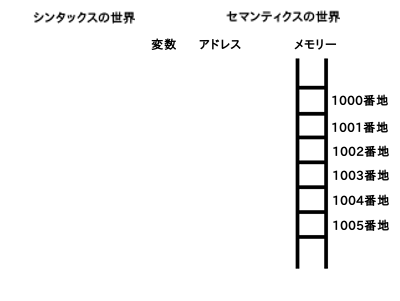
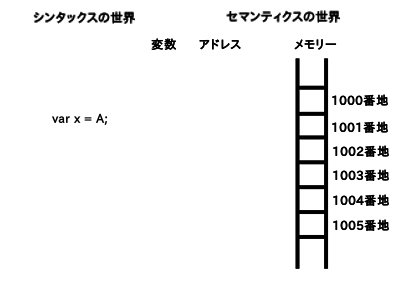
The second 400px x 301px image is a revision of the first. Changes to its layers:
added layer "var x = A" above "背景" over <box>33,10,389,269</box>
